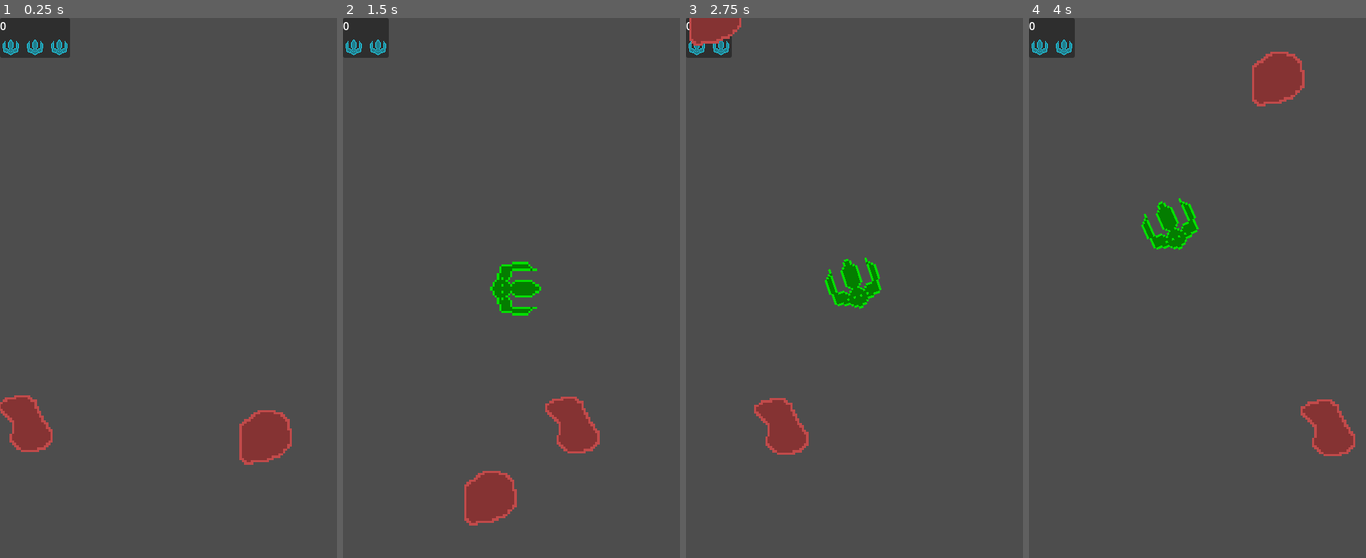
Above: before the commit, frames 1-4 (left to right).
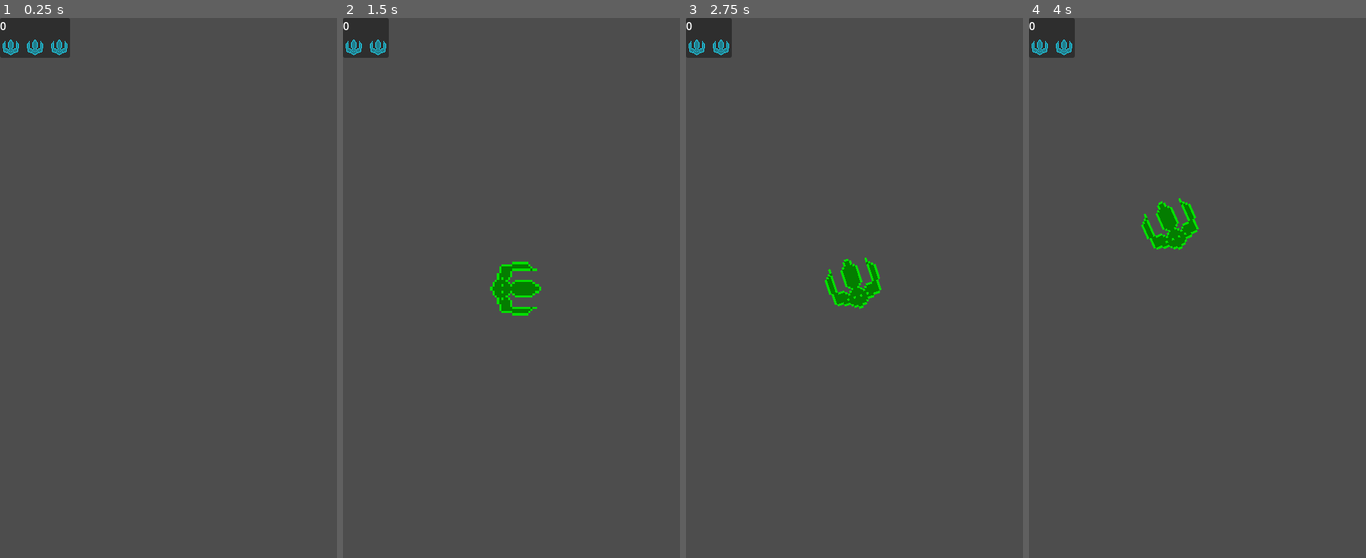
Above: after the commit, the same moments.

Repository: jorisyang/spacerocks-unblinky
Game: Godot game, scene res://Main/Main.tscn
The game is run twice, just before and just after one commit, with the same random seed, the same clock (stepped at 60 frames per second) and the same inputs.
Inputs (mouse positions are in pixels of both pictures, inside the frame that each line leads up to):
- Up to frame 1 (0.25 s): no input
- Up to frame 2 (1.5 s): move the mouse to (585, 261) at 0.52 s; click (585, 261) at 0.6 s; move the mouse to (444, 315) at 1.27 s; tap Space (launch_ship) at 1.35 s
- Up to frame 3 (2.75 s): move the mouse to (888, 169) at 2.02 s; hold D (rotate_ccw) from 2.03 s (still down)
- Up to frame 4 (4 s): move the mouse to (1180, 396) at 2.77 s; release D (rotate_ccw) at 2.78 s; tap A (rotate_cw) at 2.85 s; move the mouse to (1298, 369) at 3.52 s; hold Right mouse button (thrust) from 3.53 s (still down)

The runs differ from the first frame. In frame 1, 2.4% of the frame differs, in the area x 0-87%, y 69-83%; in frame 2, 2.4%; in frame 3, 1.8%; in frame 4, 2.4%, in the area x 66-97%, y 6-82%.

Commit message:
UFO motion implemented.

Diff:
--- a/Code/Main/Main.gd
+++ b/Code/Main/Main.gd
@@ -1 +1,14 @@
 extends Node
+class_name Main
+
+const UFO = preload("res://UFO/UFO.tscn")
+@onready var ufo_timer = $UFOTimer
+
+
+func _ready():
+	ufo_timer.timeout.connect(OnSpawnUFO)
+
+
+func OnSpawnUFO():
+	var ufo = UFO.instantiate()
+	add_child(ufo)
--- a/Code/Main/Main.tscn
+++ b/Code/Main/Main.tscn
@@ -1,7 +1,6 @@
-[gd_scene load_steps=4 format=3 uid="uid://b43n0f8g2tfgg"]
+[gd_scene load_steps=3 format=3 uid="uid://b43n0f8g2tfgg"]
 
 [ext_resource type="Script" path="res://Main/Main.gd" id="1"]
-[ext_resource type="PackedScene" uid="uid://c43mm7i2htnwf" path="res://Rock/Rock.tscn" id="2_emiof"]
 [ext_resource type="PackedScene" uid="uid://djaufws1kejv" path="res://Player/Player.tscn" id="2_yh0wh"]
 
 [node name="Main" type="Node"]
@@ -9,8 +8,5 @@
 
 [node name="Player" parent="." instance=ExtResource("2_yh0wh")]
 
-[node name="Rock" parent="." instance=ExtResource("2_emiof")]
-position = Vector2(431, 610)
-
-[node name="Rock2" parent="." instance=ExtResource("2_emiof")]
-position = Vector2(81, 602)
+[node name="UFOTimer" type="Timer" parent="."]
+autostart = true
--- a/Code/Rock/Rock.gd
+++ b/Code/Rock/Rock.gd
@@ -31,10 +31,9 @@
 			#var new_rock = ROCK.instantiate()
 			#new_rock.position = position
 			new_rock.scale *= 0.5
-			get_parent().add_child(new_rock)
+			get_parent().call_deferred("add_child", new_rock)
 
-	# FIXME: WTF!
-	call_deferred("queue_free")
+	queue_free()
 
 
 func OnAreaEntered(other_area: Area2D):
--- /dev/null
+++ b/Code/UFO/UFO.gd
@@ -0,0 +1,35 @@
+extends Area2D
+class_name UFO
+
+@onready var timer: Timer = $Timer
+
+var speed: float = 80.0 # px / sec.
+
+var x_direction: int
+var y_direction: int
+
+
+func _ready():
+	timer.timeout.connect(OnTimedOut)
+
+	# Which way on the X axis?
+	if randi() % 2:
+		x_direction = -1
+		position.x = get_viewport().size.x
+	else:
+		x_direction = 1
+		position.x = 0
+
+	position.y = randi_range(0, get_viewport().size.y)
+
+
+func _process(delta):
+	position.x += speed * x_direction * delta
+	position.y += speed * y_direction * delta
+
+
+func OnTimedOut():
+	if y_direction != 0:
+		y_direction = 0
+	else:
+		y_direction = randi_range(-1, 1)
--- a/Code/UFO/UFO.tscn
+++ b/Code/UFO/UFO.tscn
@@ -1,14 +1,17 @@
-[gd_scene load_steps=3 format=3 uid="uid://dayf88gqxfk72"]
+[gd_scene load_steps=4 format=3 uid="uid://dayf88gqxfk72"]
+
+[ext_resource type="Script" path="res://UFO/UFO.gd" id="1_0jfqg"]
 
 [sub_resource type="CapsuleShape2D" id="CapsuleShape2D_ryfhm"]
-radius = 17.0
-height = 90.0
+radius = 10.0
+height = 50.0
 
 [sub_resource type="CapsuleShape2D" id="CapsuleShape2D_y7rv3"]
-radius = 13.0
-height = 54.0
+radius = 7.0
+height = 22.0
 
-[node name="Ufo" type="Area2D"]
+[node name="UFO" type="Area2D"]
+script = ExtResource("1_0jfqg")
 
 [node name="CollisionShape2D" type="CollisionShape2D" parent="."]
 rotation = 1.5708
@@ -18,3 +21,7 @@
 position = Vector2(0, -18)
 rotation = 1.5708
 shape = SubResource("CapsuleShape2D_y7rv3")
+
+[node name="Timer" type="Timer" parent="."]
+wait_time = 0.5
+autostart = true
